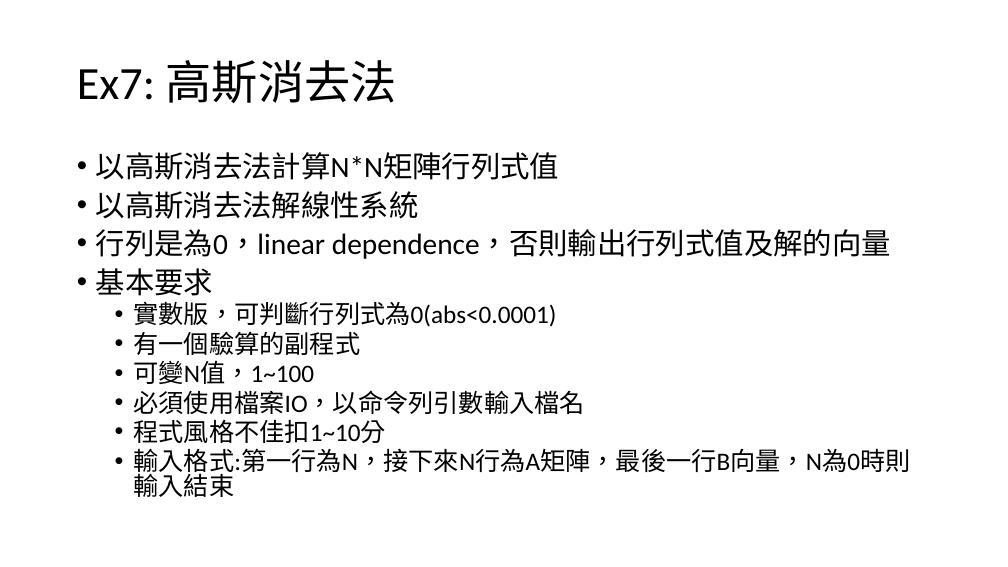
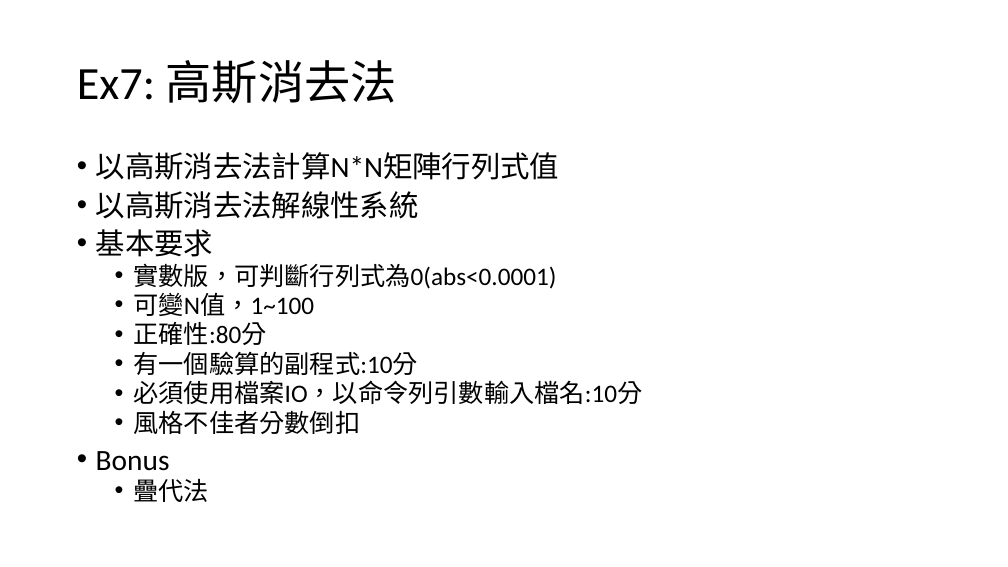
Before and after one commit to LeafLu0315/CS_Programming, a slide deck: slide 1 of 主題習題/EX7/Question.pptx. Drawn at 1008x567 pixels with LibreOffice and Linux fonts; fonts in the diff are those of the drawing. Boxes give left, top, right and bottom in pixels: in the first picture for what was removed or moved away, otherwise in the second. Text is boxed around its words. In the diff, an @@ line names an element or a change of style, - is before the commit and + after.

```diff
--- a/主題習題/EX7/Question.pptx
+++ b/主題習題/EX7/Question.pptx
@@ text at bbox=[96, 229, 891, 259]: paragraph removed @@
-• 行列是為0，linear dependence，否則輸出行列式值及解的向量
@@ text at bbox=[96, 321, 643, 502]: text changed @@
-  • 必須使用檔案IO，以命令列引數輸入檔名
-  • 程式風格不佳扣1~10分
-  • 輸入格式:第一行為N，接下來N行為A矩陣，最後一行B向量，N為0時則輸入結束
+  • 正確性:80分
+  • 有一個驗算的副程式:10分
+  • 必須使用檔案IO，以命令列引數輸入檔名:10分
+  • 風格不佳者分數倒扣
+• Bonus
+  • 疊代法
@@ text at bbox=[134, 331, 361, 355]: paragraph removed @@
-  • 有一個驗算的副程式
```
Also in this commit, not shown: 2 other files.
